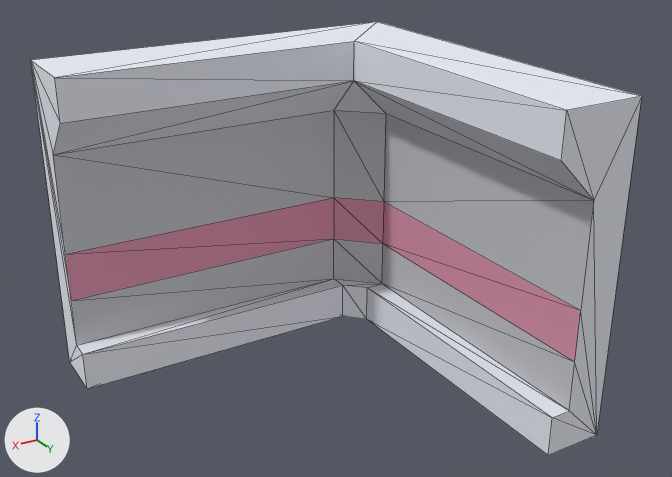
One commit to the glTF model art/Space Interior Elements/object_009.glb: the scene before it, then after it.
One viewpoint serves both versions: a 50 mm lens placed at (1.43, 2.356, 1.584), pointed at (0.16, 0.24, 0.526). The axes (+X, +Y, +Z) are drawn at lower left. The lights are the same throughout. Mesh edges are drawn as thin lines. Where no turn or scale is listed for an object, it has been applied to the vertices. Vertices at the same position are counted once.

The older version as bpy lines, for what is in view:
```python
me_mesh_object_012 = bpy.data.meshes.new('Mesh object.012')
me_mesh_object_012.from_pydata(...)  # 38 vertices, 72 faces; spans x -0.376..0.812, y -0.376..0.812, z 0.0..1.0
# faces by material slot: [54, 12, 6]
me_mesh_object_012.materials.append(mat_metallight_012)  # white #eaedf6
me_mesh_object_012.materials.append(mat_metal_012)  # light grey #c5c7cb
me_mesh_object_012.materials.append(mat_metalred_003)  # pink #df95af
ob_object_009_col = bpy.data.objects.new('object_009-col', me_mesh_object_012)
ob_object_009_col.location = (0.0, 0.0, 0.0)
```
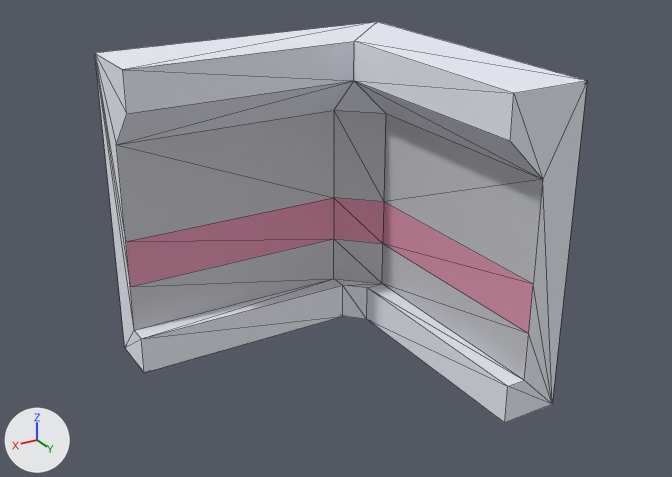
The newer file is also turned or shifted as a whole; pictures and numbers use the older file's frame.

Changed parts and their boxes [x1, y1, x2, y2] in the pictures (672 x 477 px; the box of a moved part takes in the faces that stretch with it):
'object_009-col', reshaped (19% narrower, 7% shorter): before [31, 22, 642, 455]; after [95, 22, 587, 423]
part 1 of me_mesh_object_012, moved or reshaped: before [354, 22, 642, 455]; after [354, 22, 587, 423]
part 2 of me_mesh_object_012, moved or reshaped: before [31, 22, 376, 389]; after [95, 22, 376, 373]

What the commit changed:
me_mesh_object_012 has 38 vertices, 72 faces and spans x -0.376..0.812, y -0.376..0.812, z 0.0..1.0.
me_mesh_object_012 is used by ob_object_009_col; location (0.0, 0.0, 0.0).
me_mesh_object_012 part 1: all 10 vertices in x -0.376..-0.126, y 0.812, z 0.0..1.0 are moved by (0.0, -0.185, 0.0).
me_mesh_object_012 part 2: all 10 vertices in x 0.812, y -0.376..-0.126, z 0.0..1.0 are moved by (-0.188, 0.0, 0.0).
